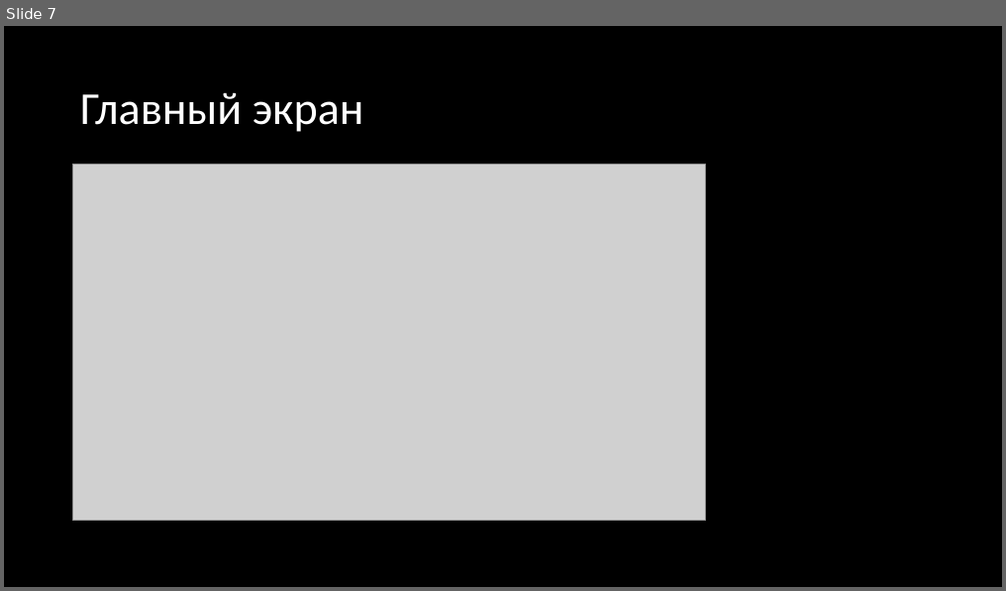
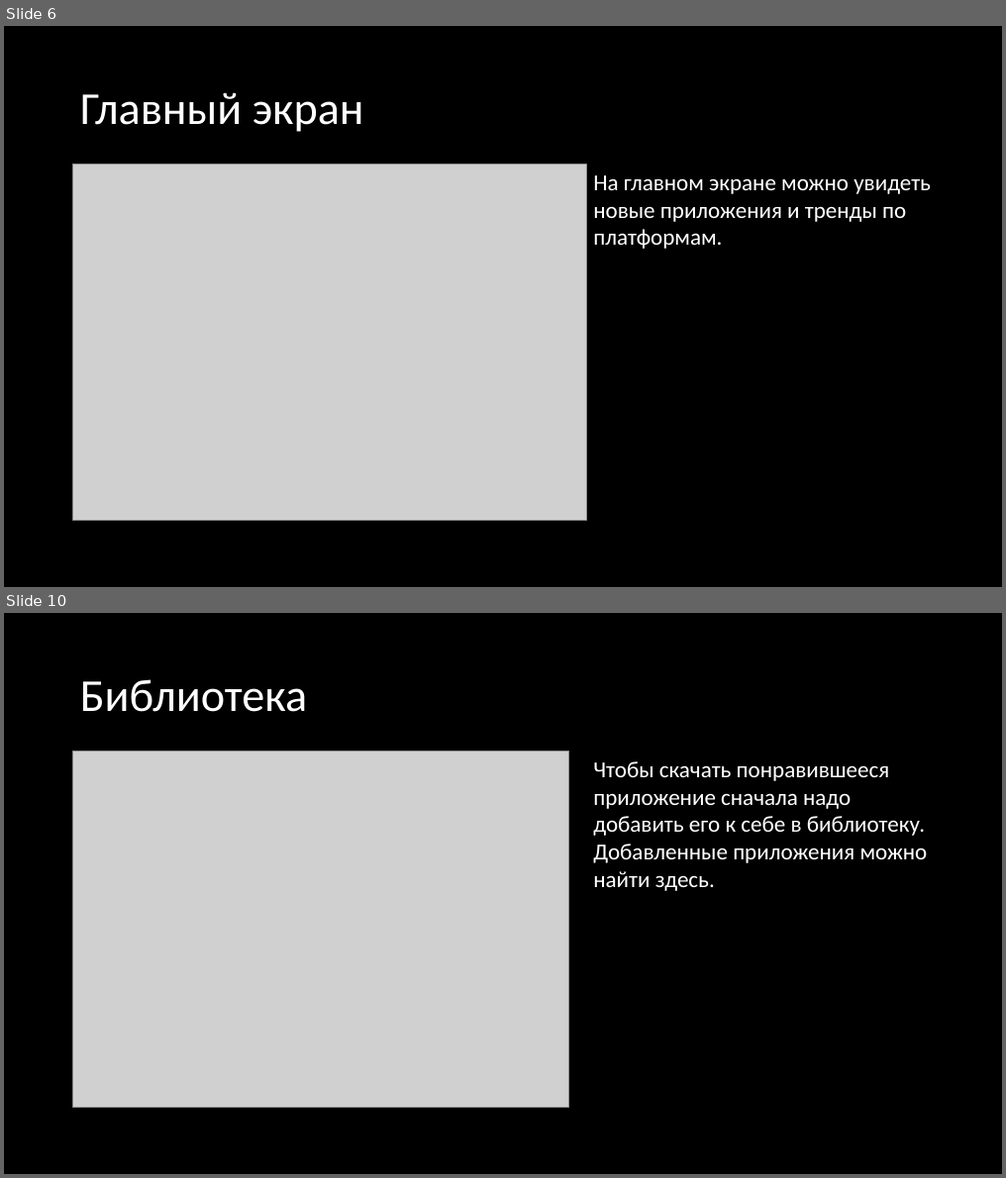
Before and after one commit to ultrasaks/bShop_web, a slide deck: проект.pptx. Shown one above the other, each under a label of ours: slide 7 before the commit, slides 6 and 10 after it; the slides between them are not shown. The pictures are 1006x591 and 1006x1178 pixels, drawn with LibreOffice and Linux fonts; fonts in the diff are those of the drawing; grey boxes stand for pictures. Boxes give left, top, right and bottom in pixels: in the first picture for what was removed or moved away, otherwise in the second. Text is boxed around its words. In the diff, an @@ line names an element or a change of style, - is before the commit and + after.

```diff
--- a/проект.pptx
+++ b/проект.pptx
@@ slide 10 added at <box>4,613,1002,1174</box>, background #000000 @@
@@ title added at <box>80,679,307,712</box>, 44 pt, text #FFFFFF @@
+Библиотека
@@ picture added at <box>73,752,569,1108</box> @@
@@ text added at <box>593,761,928,891</box>, 22 pt, text #FFFFFF @@
+Чтобы скачать понравившееся приложение сначала надо добавить его к себе в библиотеку. Добавленные приложения можно найти здесь.
@@ what was slide 7 is now slide 6 @@
@@ slide 6 changed as well @@
@@ picture: place and size @@
-picture at <box>73,165,706,521</box>
+picture at <box>73,165,586,521</box>
@@ text added at <box>593,175,931,249</box>, 22 pt, text #FFFFFF @@
+На главном экране можно увидеть новые приложения и тренды по платформам.
```
Also in this commit, not shown: 5 other slides changed, 11 other slides added, 5 slides removed.
